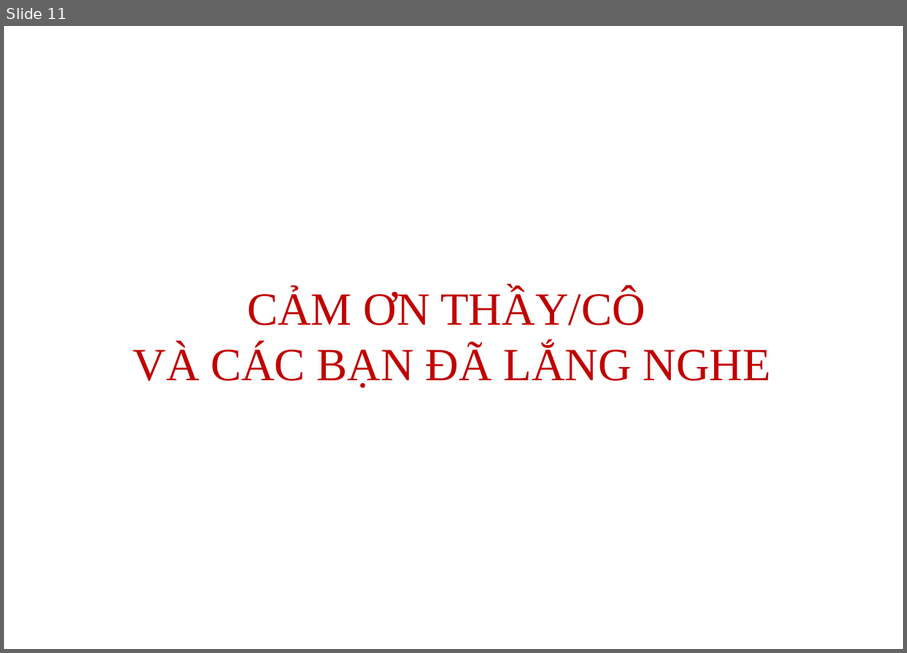
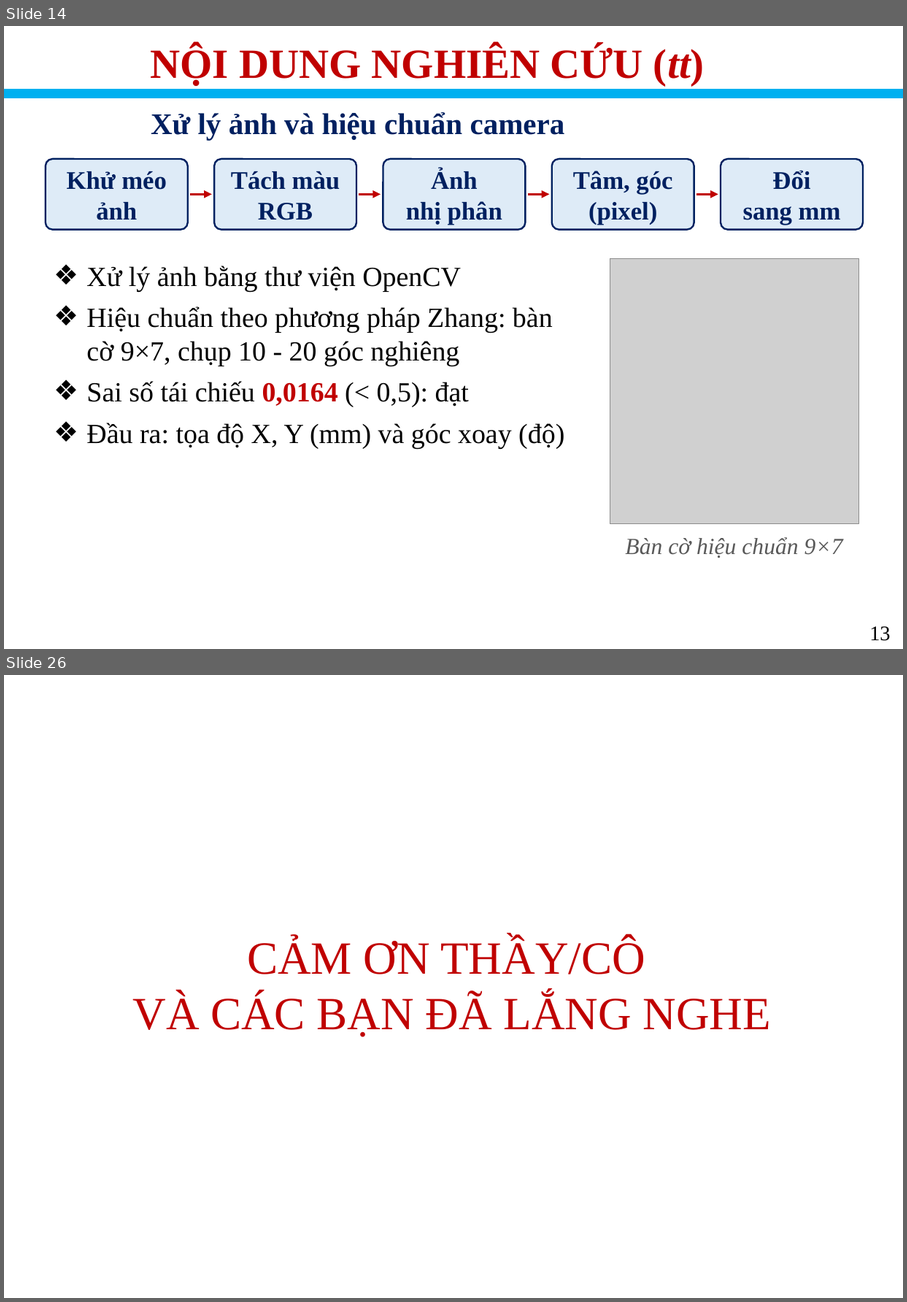
Before and after one commit to ruibi2204/Do_an_Delta.Robot_Dang_Rui_Bi, a slide deck: Thuyết minh _ Trình bày/Trình bày.pptx. Shown one above the other, each under a label of ours: slide 11 before the commit, slides 14 and 26 after it; the slides between them are not shown. The pictures are 907x653 and 907x1302 pixels, drawn with LibreOffice and Linux fonts; fonts in the diff are those of the drawing; grey boxes stand for pictures; background and template pictures are left out. Boxes give left, top, right and bottom in pixels: in the first picture for what was removed or moved away, otherwise in the second. Text is boxed around its words. In the diff, an @@ line names an element or a change of style, - is before the commit and + after.

```diff
--- a/Thuyết minh _ Trình bày/Trình bày.pptx
+++ b/Thuyết minh _ Trình bày/Trình bày.pptx
@@ slide 14 added at (4,26,903,649), background #FFFFFF @@
@@ text added at (151,46,705,86), 36 pt, text #C00000, bold @@
+NỘI DUNG NGHIÊN CỨU (tt)
@@ line added from (4, 93) to (903, 93), #00B0F0 8 pt @@
@@ text added at (151,112,565,140), 26 pt, text #002060, bold @@
+Xử lý ảnh và hiệu chuẩn camera
@@ rounded rectangle added at (46,159,187,230), fill #DEEBF7, outline #002060 1.5 pt, 22 pt, text #002060, bold @@
+Khử méo
+ảnh
@@ rounded rectangle added at (214,159,356,230), fill #DEEBF7, outline #002060 1.5 pt, 22 pt, text #002060, bold @@
+Tách màu
+RGB
@@ rounded rectangle added at (384,159,525,230), fill #DEEBF7, outline #002060 1.5 pt, 22 pt, text #002060, bold @@
+Ảnh
+nhị phân
@@ rounded rectangle added at (552,159,694,230), fill #DEEBF7, outline #002060 1.5 pt, 22 pt, text #002060, bold @@
+Tâm, góc
+(pixel)
@@ rounded rectangle added at (722,159,863,230), fill #DEEBF7, outline #002060 1.5 pt, 22 pt, text #002060, bold @@
+Đổi
+sang mm
@@ arrow added from (190, 194) to (211, 194), #C00000 2.25 pt @@
@@ arrow added from (360, 194) to (381, 194), #C00000 2.25 pt @@
@@ arrow added from (528, 194) to (549, 194), #C00000 2.25 pt @@
@@ arrow added from (698, 194) to (719, 194), #C00000 2.25 pt @@
@@ text added at (86,265,565,449), 24 pt, text #000000 @@
+❖ Xử lý ảnh bằng thư viện OpenCV
+❖ Hiệu chuẩn theo phương pháp Zhang: bàn cờ 9×7, chụp 10 - 20 góc nghiêng
+❖ Sai số tái chiếu 0,0164 (< 0,5): đạt
+❖ Đầu ra: tọa độ X, Y (mm) và góc xoay (độ)
@@ picture added at (610,259,860,525) @@
@@ text added at (625,537,844,557), 20 pt, text #595959, italic @@
+Bàn cờ hiệu chuẩn 9×7
@@ text added at (870,626,890,641), 18 pt, text #000000 @@
+13
@@ what was slide 11 is now slide 26 @@
```
Also in this commit, not shown: 2 slides changed, 22 other slides added, 10 slides removed, 13 other files.
